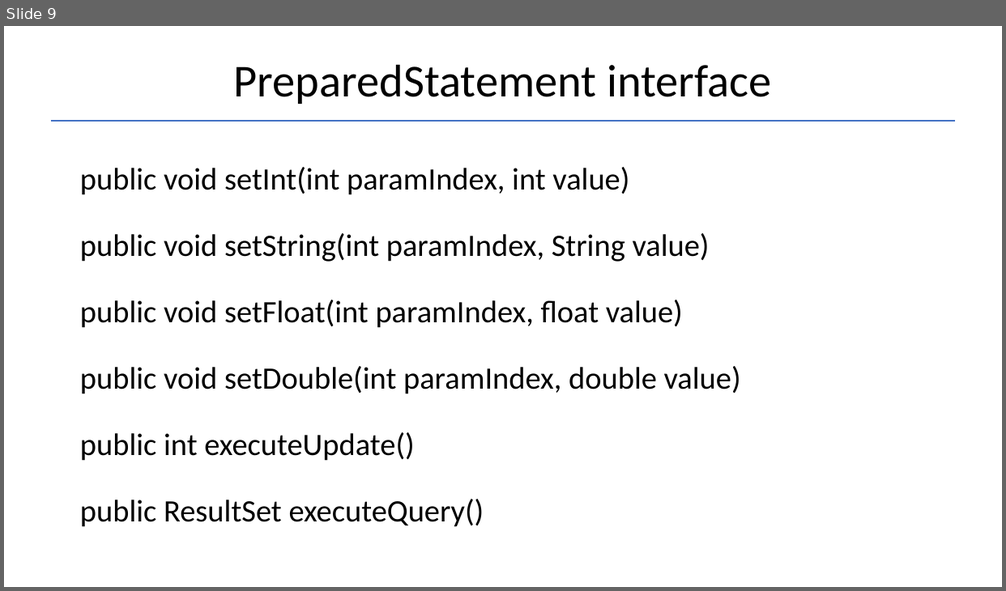
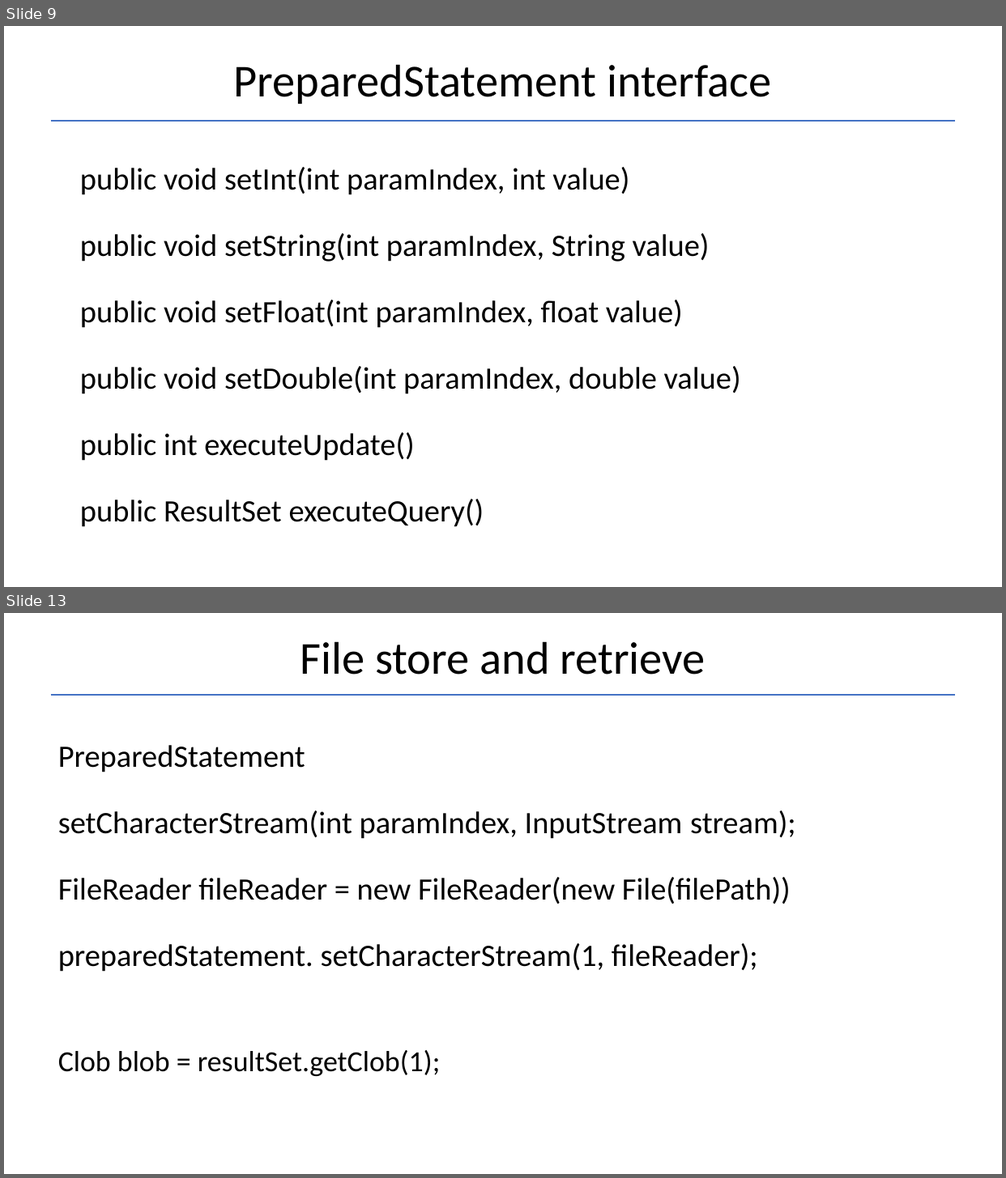
Before and after one commit to Garnik94/Levelup_presentations, a slide deck: JDBC/JDBC_Presentation.pptx. Shown one above the other, each under a label of ours: slide 9 before the commit, slides 9 and 13 after it; the slides between them are not shown. The pictures are 1006x591 and 1006x1178 pixels, drawn with LibreOffice and Linux fonts; fonts in the diff are those of the drawing. Boxes give left, top, right and bottom in pixels: in the first picture for what was removed or moved away, otherwise in the second. Text is boxed around its words. In the diff, an @@ line names an element or a change of style, - is before the commit and + after.

```diff
--- a/JDBC/JDBC_Presentation.pptx
+++ b/JDBC/JDBC_Presentation.pptx
@@ slide 13 added at [4,613,1002,1174], background #FFFFFF @@
@@ title added at [300,641,705,675], 44 pt, text #000000 @@
+File store and retrieve
@@ line added from (50, 696) to (956, 696), #4472C4 1.5 pt @@
@@ text added at [58,745,796,1076], 30 pt, text #000000 @@
+PreparedStatement
+setCharacterStream(int paramIndex, InputStream stream);
+FileReader fileReader = new FileReader(new File(filePath))
+preparedStatement. setCharacterStream(1, fileReader);
+Clob blob = resultSet.getClob(1);
```
Also in this commit, not shown: 4 slides changed, 4 other slides added, 7 other files.
